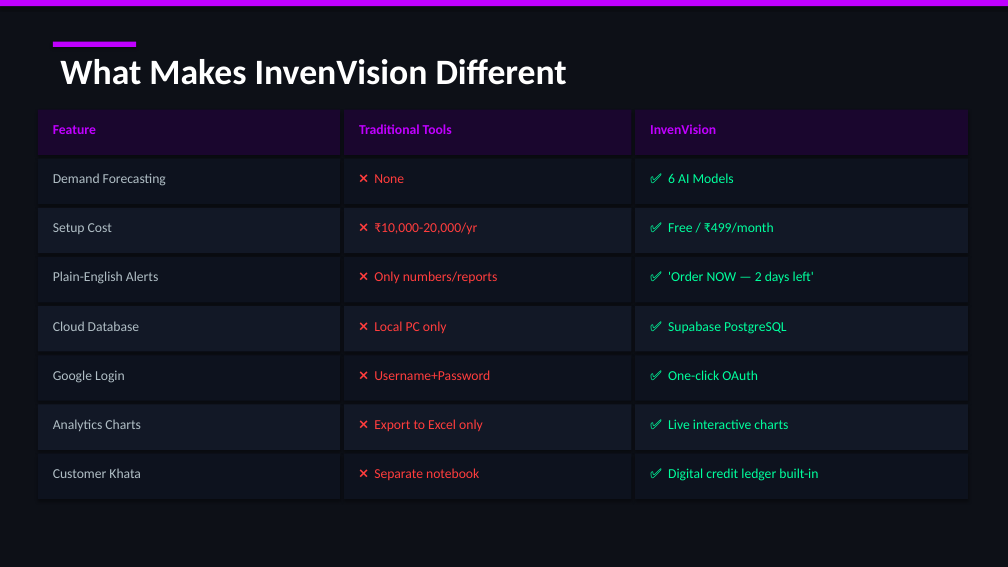
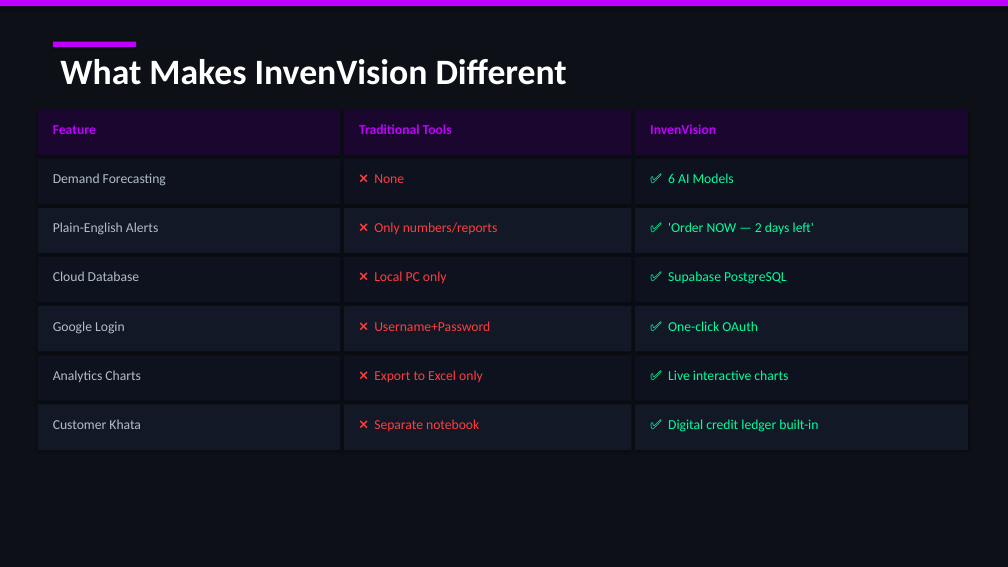
Before and after one commit to ansajkhare-ops/GDSC-INVENVISION, a slide deck: slide 9 of InvenVision_Pitch.pptx. Drawn at 1008x567 pixels with LibreOffice and Linux fonts; fonts in the diff are those of the drawing. Boxes give left, top, right and bottom in pixels: in the first picture for what was removed or moved away, otherwise in the second. Text is boxed around its words. In the diff, an @@ line names an element or a change of style, - is before the commit and + after.

```diff
--- a/InvenVision_Pitch.pptx
+++ b/InvenVision_Pitch.pptx
@@ text removed at [53,223,112,234] @@
-Setup Cost
@@ text removed at [374,222,477,234] @@
-❌ ₹10,000-20,000/yr
@@ text removed at [668,222,774,233] @@
-✅ Free / ₹499/month
@@ 15 texts: place and size @@
-15 texts at [53,271,818,481]
+15 texts at [53,222,818,432]
@@ rectangle removed at [38,454,340,499] @@
@@ rectangle removed at [344,454,631,499] @@
@@ rectangle removed at [635,454,968,499] @@
```
Also in this commit, not shown: 6 other slides changed, 1 slide removed, 2 other files.
